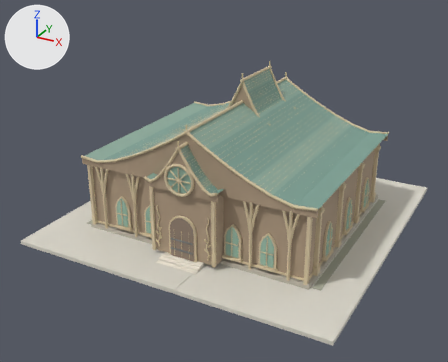
A saved change to the FBX model Assets/Models/Kingdom/City/Models/SpiritAcademy_Lv2.fbx.
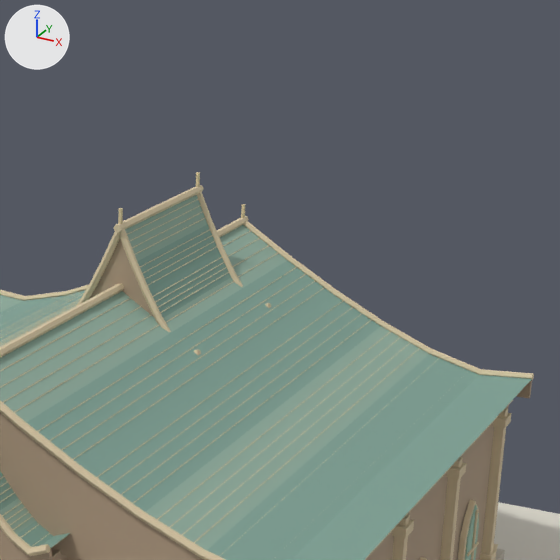
Old and new are each drawn whole from a 50 mm camera at (21.98, -43.13, 24.43) aimed at (-0.44, -2.36, 4.05) and again close up on the part from 45% to 89% of the width and 0% to 55% of the height. Every picture has the same lights, and +X, +Y and +Z are marked at upper left. The last two pictures show the newer version. Where no turn or scale is listed for an object, it has been applied to the vertices.

Objects in the first close-up: 'Decor pilaster capital.015', 'Decor side pilasters.015', 'Fixed 26m plot.015', 'Gable infill.010', 'Gable verge.010', 'Main school walls.015', 'Roof courses.010', 'Roof ridge.010', 'Roof surfaces.015', 'Roof surfaces.016' and 8 more.
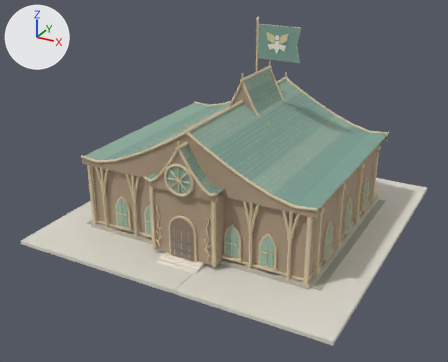
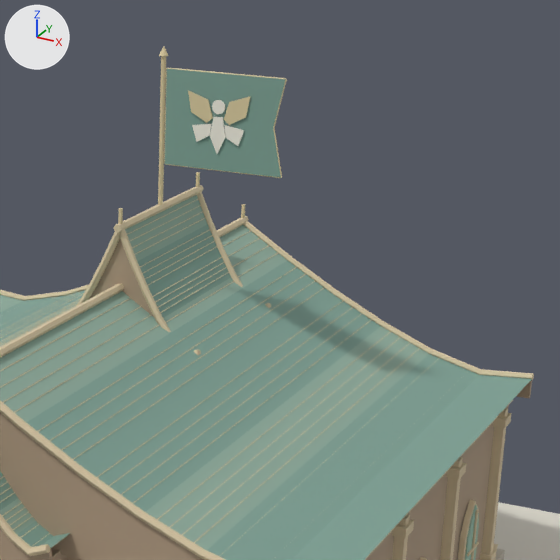
What differs and where, as boxes (x1, y1, x2, y2) in the close-ups (560 x 560 px):
'School icon flag cloth.015', added: after (165, 69, 286, 177)
'School icon flag emblem.031', added: after (192, 100, 244, 154)
'School icon flag emblem.030', added (beige): after (188, 90, 251, 125)
'School icon flag mast.015', added (beige): after (158, 56, 166, 205)
'School icon flag hem.015', added: after (164, 67, 287, 178)
'School icon flag finial.015', added: after (159, 47, 169, 56)

Edits to the bpy script that builds the scene:
```text
Add mat_white:
    mat_white = principled_material('white')
    mat_white.base_color = (0.902, 0.859, 0.761)  # white #f4eee2
    mat_white.roughness = 0.76
Add me_school_icon_flag_emblem_024:
    me_school_icon_flag_emblem_024.from_pydata(...)  # 116 vertices, 74 faces; spans x 0.97..2.57, y 2.32..2.48, z 13.73..15.26
    me_school_icon_flag_emblem_024.materials.append(mat_white)  # white #f4eee2
Add me_school_icon_flag_cloth_012:
    me_school_icon_flag_cloth_012.from_pydata([(0.12, 2.37, 13.28), (3.72, 2.37, 13.28), (3.42, 2.37, 14.63), (3.72, 2.37, 15.98), (0.12, 2.37, 15.98), (0.12, 2.43, 13.28), (3.72, 2.43, 13.28), (3.42, 2.43, 14.63), (3.72, 2.43, 15.98), (0.12, 2.43, 15.98)], [], [(4, 3, 2, 1, 0), (5, 6, 7, 8, 9), (0, 1, 6, 5), (1, 2, 7, 6), (2, 3, 8, 7), (3, 4, 9, 8), (4, 0, 5, 9)])
    me_school_icon_flag_cloth_012.materials.append(mat_green)  # greyish green #7fa295
Add me_school_icon_flag_finial_012:
    me_school_icon_flag_finial_012.from_pydata(...)  # a 12-sided cut cone along z (radius 0.14 at the low end, 0.02 at the high end) spanning x -0.14..0.14, y 2.26..2.54, z 16.334..16.574
    me_school_icon_flag_finial_012.materials.append(mat_gold)  # beige #ddcca1
Add me_school_icon_flag_hem_012:
    me_school_icon_flag_hem_012.from_pydata(...)  # 54 vertices, 40 faces; spans x 0.09..3.74, y 2.37..2.43, z 13.26..16.01
    me_school_icon_flag_hem_012.materials.append(mat_gold)  # beige #ddcca1
Add me_school_icon_flag_emblem_023:
    me_school_icon_flag_emblem_023.from_pydata(...)  # 40 vertices, 28 faces; spans x 0.82..2.72, y 2.32..2.48, z 14.59..15.44
    me_school_icon_flag_emblem_023.materials.append(mat_gold)  # beige #ddcca1
Add me_school_icon_flag_mast_012:
    me_school_icon_flag_mast_012.from_pydata(...)  # 20 vertices, 12 faces; spans x -0.08..0.08, y 2.33..2.47, z 11.93..16.33
    me_school_icon_flag_mast_012.materials.append(mat_gold)  # beige #ddcca1
Add ob_school_icon_flag_emblem_031:
    ob_school_icon_flag_emblem_031 = bpy.data.objects.new('School icon flag emblem.031', me_school_icon_flag_emblem_024)
    ob_school_icon_flag_emblem_031.location = (0.0, 0.0, 0.0)
Add ob_school_icon_flag_cloth_015:
    ob_school_icon_flag_cloth_015 = bpy.data.objects.new('School icon flag cloth.015', me_school_icon_flag_cloth_012)
    ob_school_icon_flag_cloth_015.location = (0.0, 0.0, 0.0)
Add ob_school_icon_flag_finial_015:
    ob_school_icon_flag_finial_015 = bpy.data.objects.new('School icon flag finial.015', me_school_icon_flag_finial_012)
    ob_school_icon_flag_finial_015.location = (0.0, 0.0, 0.0)
Add ob_school_icon_flag_hem_015:
    ob_school_icon_flag_hem_015 = bpy.data.objects.new('School icon flag hem.015', me_school_icon_flag_hem_012)
    ob_school_icon_flag_hem_015.location = (0.0, 0.0, 0.0)
Add ob_school_icon_flag_emblem_030:
    ob_school_icon_flag_emblem_030 = bpy.data.objects.new('School icon flag emblem.030', me_school_icon_flag_emblem_023)
    ob_school_icon_flag_emblem_030.location = (0.0, 0.0, 0.0)
Add ob_school_icon_flag_mast_015:
    ob_school_icon_flag_mast_015 = bpy.data.objects.new('School icon flag mast.015', me_school_icon_flag_mast_012)
    ob_school_icon_flag_mast_015.location = (0.0, 0.0, 0.0)
```
